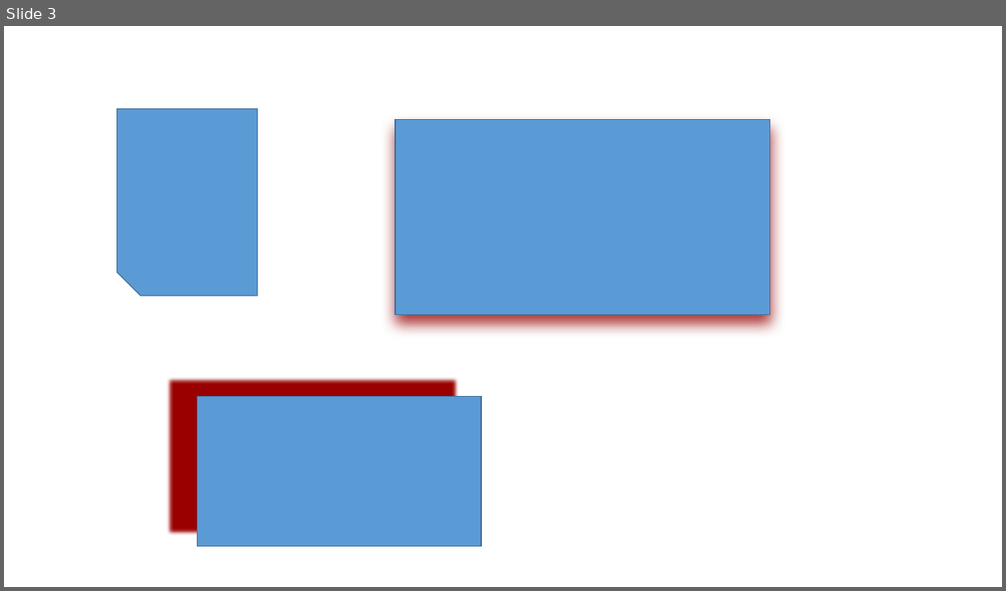
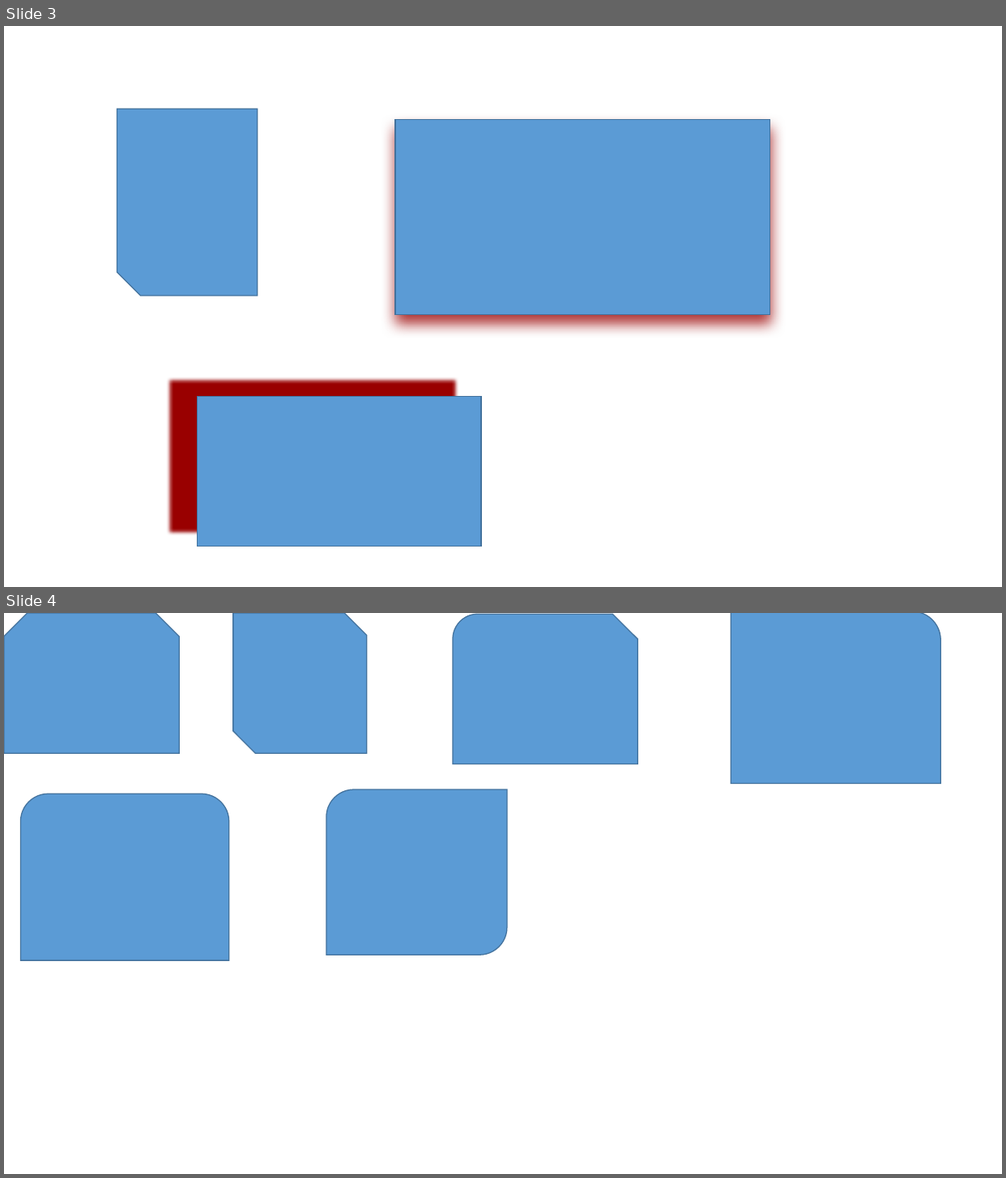
Before and after one commit to moneyinto/pptx2Json, a slide deck: ppt/shape.pptx. Shown one above the other, each under a label of ours: slide 3 before the commit, slides 3 and 4 after it. The pictures are 1006x591 and 1006x1178 pixels, drawn with LibreOffice and Linux fonts; fonts in the diff are those of the drawing. Boxes give left, top, right and bottom in pixels: in the first picture for what was removed or moved away, otherwise in the second. Text is boxed around its words. In the diff, an @@ line names an element or a change of style, - is before the commit and + after.

```diff
--- a/ppt/shape.pptx
+++ b/ppt/shape.pptx
@@ slide 4 added at bbox=[4, 613, 1002, 1174], background #FFFFFF @@
@@ snip same rect added at bbox=[4, 613, 179, 754], fill #5B9BD5, outline #43739E 1 pt @@
@@ snip diag rect added at bbox=[233, 613, 366, 754], fill #5B9BD5, outline #43739E 1 pt @@
@@ snip round rect added at bbox=[454, 614, 638, 764], fill #5B9BD5, outline #43739E 1 pt @@
@@ round rect added at bbox=[731, 613, 940, 784], fill #5B9BD5, outline #43739E 1 pt @@
@@ round same rect added at bbox=[20, 794, 229, 961], fill #5B9BD5, outline #43739E 1 pt @@
@@ round diag rect added at bbox=[326, 790, 507, 955], fill #5B9BD5, outline #43739E 1 pt @@
```
Also in this commit, not shown: 1 slide changed, 1 slide removed, 2 other files.
